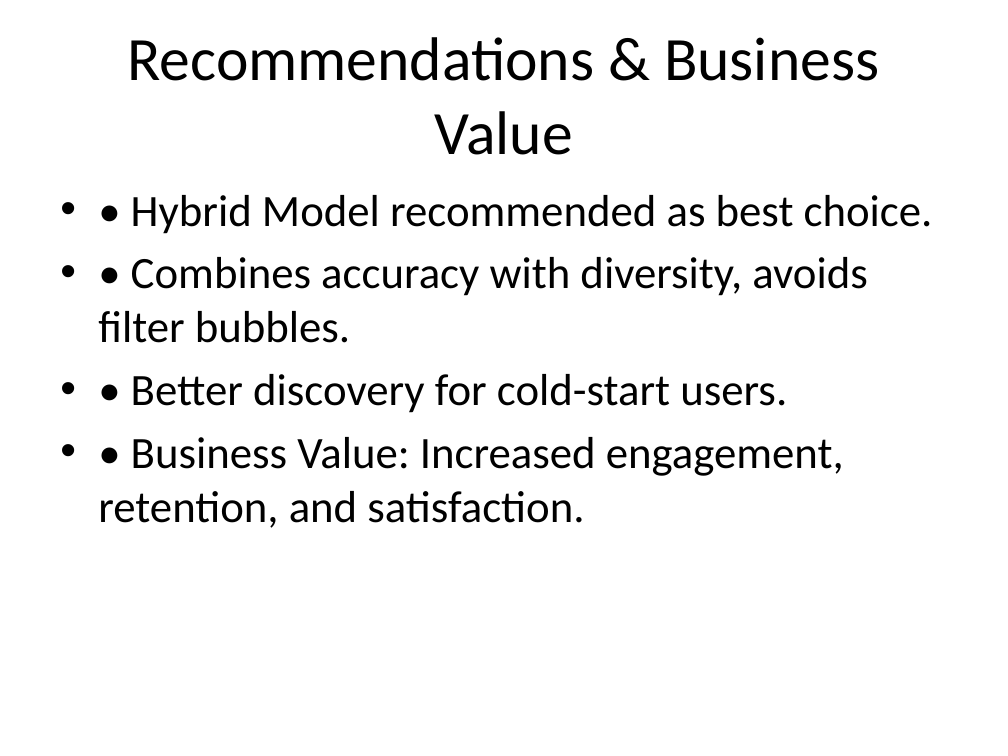
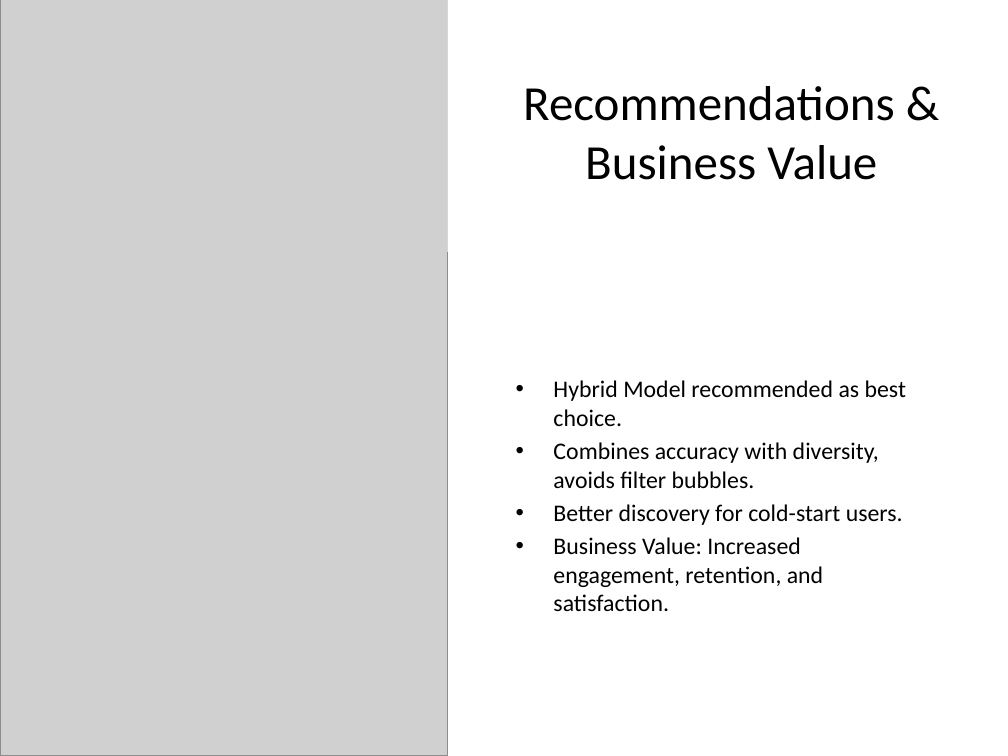
Before and after one commit to VidushiR/Springboard, a slide deck: slide 18 of CapstoneThree_MovieRecommedationSystem/reports/MovieRecommendationCapstoneThree_Final_Presentation.pptx (slide 10 before the commit). Drawn at 1008x756 pixels with LibreOffice and Linux fonts; fonts in the diff are those of the drawing; grey boxes stand for pictures. Boxes give left, top, right and bottom in pixels: in the first picture for what was removed or moved away, otherwise in the second. Text is boxed around its words. In the diff, an @@ line names an element or a change of style, - is before the commit and + after.

Commit message:
adding power point presentation for Movie recommendation Project

```diff
--- a/CapstoneThree_MovieRecommedationSystem/reports/MovieRecommendationCapstoneThree_Final_Presentation.pptx
+++ b/CapstoneThree_MovieRecommedationSystem/reports/MovieRecommendationCapstoneThree_Final_Presentation.pptx
@@ picture added at <box>0,0,448,756</box> @@
@@ rectangle added at <box>448,0,1008,252</box>, fill #FFFFFF @@
@@ title "Recommendations & Business Value": place and size @@
-title "Recommendations & Business Value" at <box>128,37,879,155</box>
+title "Recommendations & Business Value" at <box>523,86,895,180</box>
@@ title "Recommendations & Business Value" at <box>523,86,895,180</box>: size 44 to 35 pt @@
@@ text "Hybrid Model recommended as best ..." at <box>553,380,906,611</box>: vertical alignment top to middle @@
@@ text at <box>553,380,906,611</box>: text changed; size 32 to 17 pt @@
-• • Hybrid Model recommended as best choice.
-• • Combines accuracy with diversity, avoids filter bubbles.
-• • Better discovery for cold-start users.
-• • Business Value: Increased engagement, retention, and satisfaction.
+• Hybrid Model recommended as best choice.
+• Combines accuracy with diversity, avoids filter bubbles.
+• Better discovery for cold-start users.
+• Business Value: Increased engagement, retention, and satisfaction.
```
Also in this commit, not shown: 10 other slides changed, 9 slides added.
